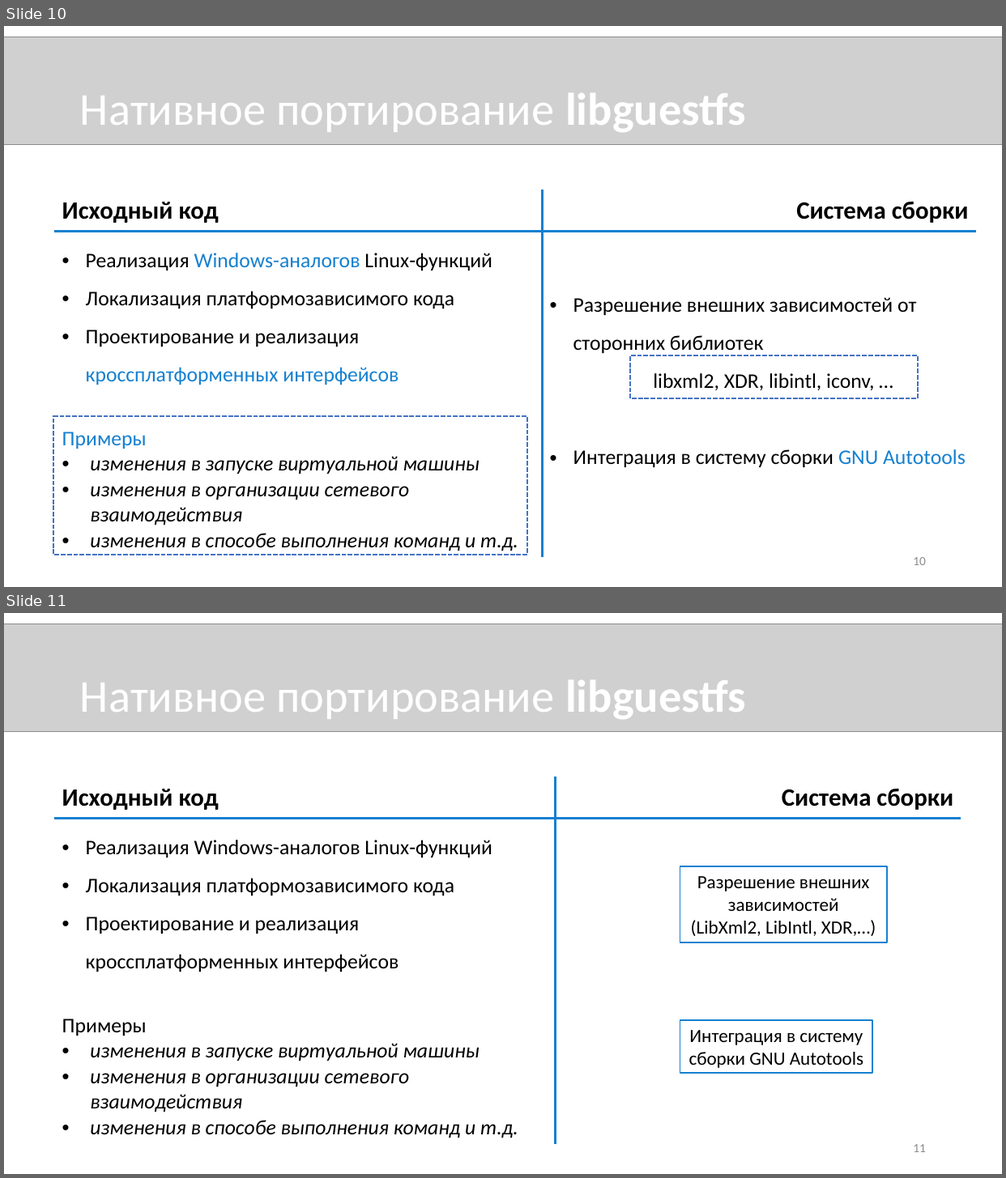
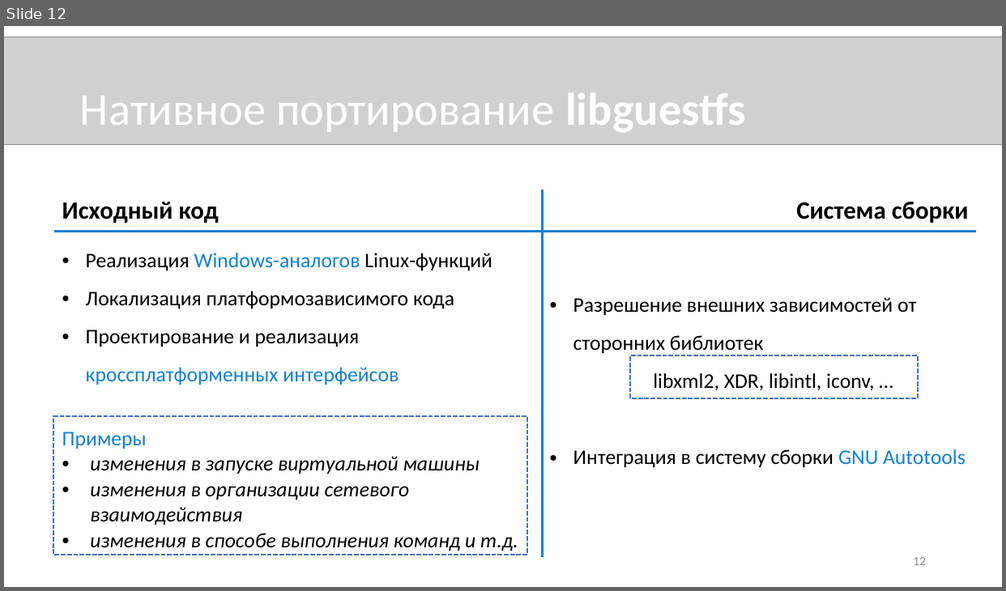
Before and after one commit to novokrest/master-thesis, a slide deck: presentation.pptx. Shown one above the other, each under a label of ours: slides 10 and 11 before the commit, slide 12 after it. The pictures are 1006x1178 and 1006x591 pixels, drawn with LibreOffice and Linux fonts; fonts in the diff are those of the drawing; grey boxes stand for pictures. Boxes give left, top, right and bottom in pixels: in the first picture for what was removed or moved away, otherwise in the second. Text is boxed around its words. In the diff, an @@ line names an element or a change of style, - is before the commit and + after.

```diff
--- a/presentation.pptx
+++ b/presentation.pptx
@@ slide 11 removed at bbox=[4, 613, 1002, 1174], background #FFFFFF @@
@@ picture removed at bbox=[4, 624, 1002, 731] @@
@@ title removed at bbox=[80, 680, 746, 719] @@
-Нативное портирование libguestfs
@@ table removed at bbox=[55, 777, 961, 1142], 2 rows, 2 columns @@
-Исходный код | Система сборки
-Реализация Windows-аналогов Linux-функций / Локализация платформозависимого кода / Проектирование и реализация кроссплатформенных интерфейсов / Примеры / изменения в запуске виртуальной машины / изменения в организации сетевого взаимодействия / изменения в способе выполнения команд и т.д. | 
@@ rectangle removed at bbox=[680, 867, 888, 943] @@
-Разрешение внешних зависимостей
-(LibXml2, LibIntl, XDR,…)
@@ rectangle removed at bbox=[680, 1020, 872, 1073] @@
-Интеграция в систему сборки GNU Autotools
@@ page number removed at bbox=[913, 1144, 926, 1152] @@
-11
@@ what was slide 10 is now slide 12 @@
@@ page number at bbox=[913, 557, 926, 565]: text changed @@
-10
+12
```
Also in this commit, not shown: 4 slides changed, 7 slides added, 3 other slides removed, 1 other file.
